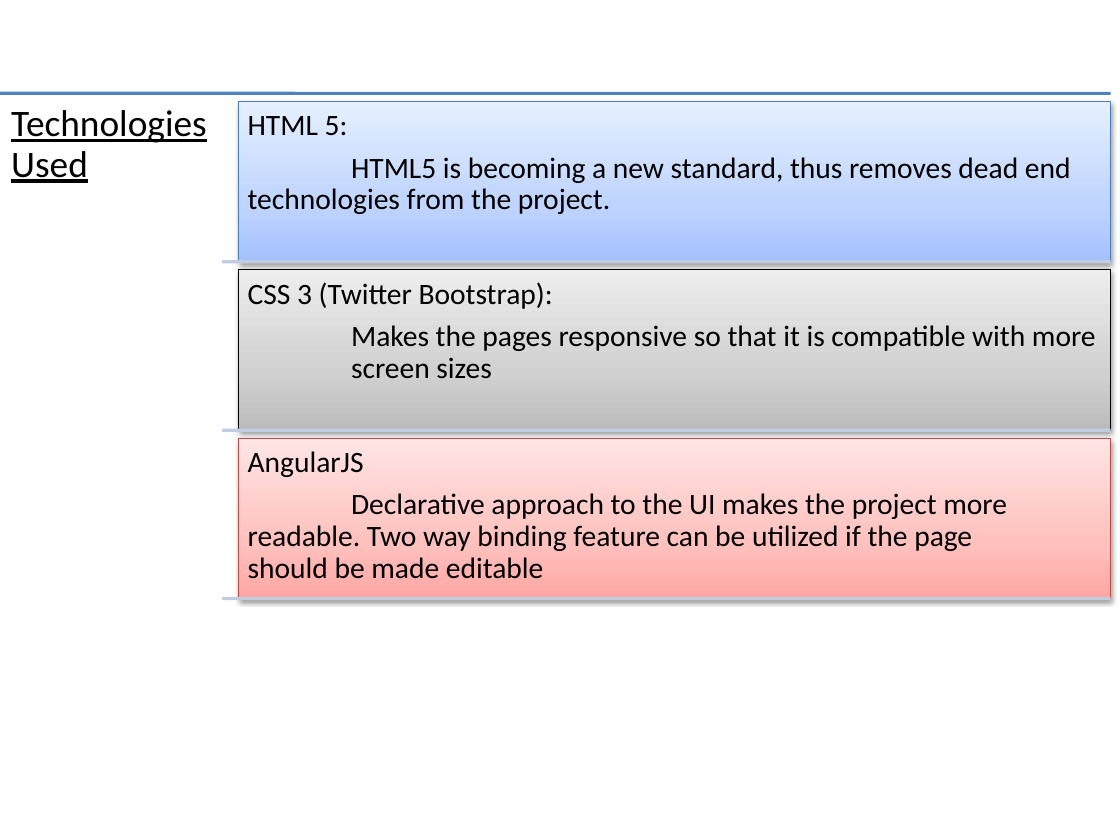
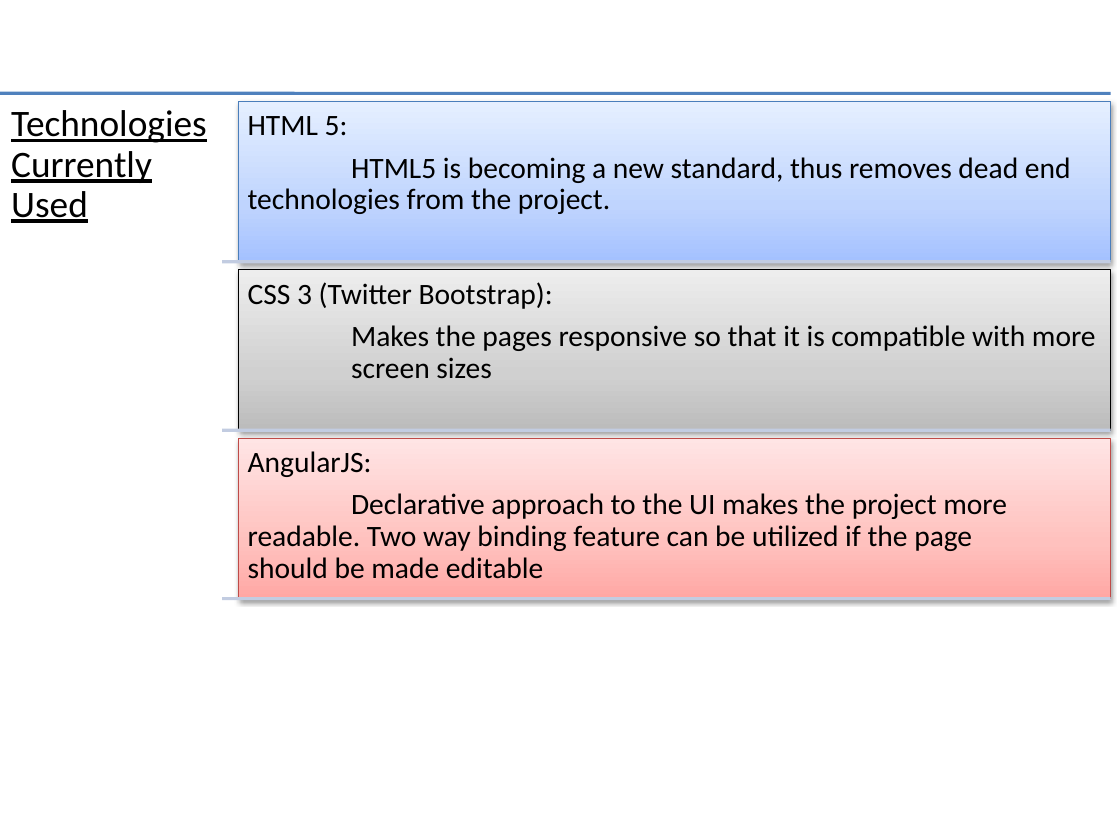
Before and after one commit to DCSGInterns/GUI, a slide deck: slide 2 of PPT/GCM UI.pptx. Drawn at 1120x840 pixels with LibreOffice and Linux fonts; fonts in the diff are those of the drawing. Boxes give left, top, right and bottom in pixels: in the first picture for what was removed or moved away, otherwise in the second. Text is boxed around its words. In the diff, an @@ line names an element or a change of style, - is before the commit and + after.

Commit message:
Changes to GCM ppt

```diff
--- a/PPT/GCM UI.pptx
+++ b/PPT/GCM UI.pptx
@@ text at [11, 110, 207, 223]: text changed @@
-Technologies Used
+Technologies Currently Used
@@ text at [248, 451, 372, 477]: text changed @@
-AngularJS
+AngularJS:
```
